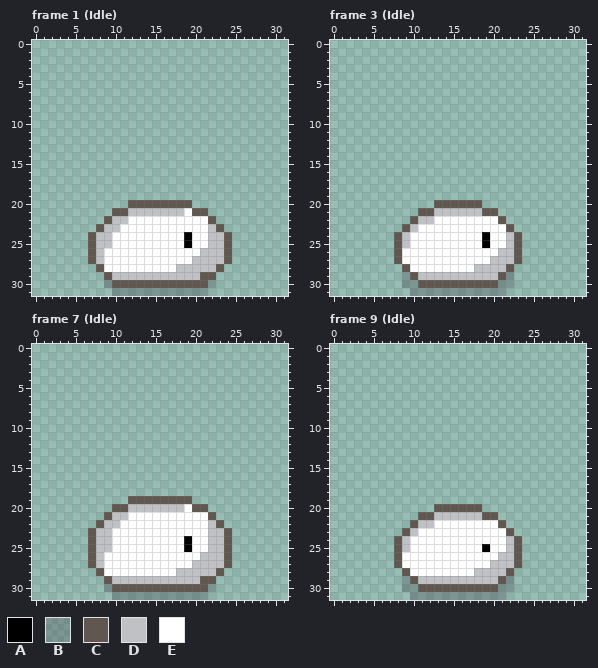
Edited in one commit: pixel-art file (rawresources/RAWSPRITES/PLCs/plc_slime01.aseprite). The picture above was drawn from the file before the commit.
32x32 pixels, 74 frames. Colours within 5 levels of each other are drawn and written as one. Shown: frame 1 (Idle), frame 3 (Idle), frame 7 (Idle), frame 9 (Idle). The commit also changed other frames, which this record leaves out.
Visible layers, top first: "side", "shadow".
Palette (. is transparent): A #000000  B #2e222f40  C #5f5750  D #c0c1c5  E #ffffff
Pixels before, frame 1 (Idle), first column x 7:
20 .....CCCCCCCC.....
21 ...CCDDDDDDDECC...
22 ..CDDEEEEEEEEEEC..
23 .CDDEEEEEEEEEEEDC.
24 CDDEEEEEEEEEAEEDDC
25 CDDEEEEEEEEEAEEDDC
26 CDEEEEEEEEEEEEDDDC
27 CDEEEEEEEEEEEDDDDC
28 .CEEEEEEEEEDDDDDC.
29 ..CDDDDDDDDDDDCC..
30 ..BCCCCCCCCCCCCB..
31 ...BBBBBBBBBBBB...
Pixels before, frame 3 (Idle), first column x 8:
20 .....CCCCCC.....
21 ...CCDDDDDDCC...
22 ..CDDEEEEEEEEC..
23 .CDEEEEEEEEEEEC.
24 CDEEEEEEEEEAEEDC
25 CDEEEEEEEEEAEEDC
26 CEEEEEEEEEEEEDDC
27 CEEEEEEEEEEEDDDC
28 .CEEEEEEEEDDDDC.
29 .BCDDDDDDDDDDCB.
30 .BBCCCCCCCCCCBB.
31 ..BBBBBBBBBBBB..
Pixels before, frame 7 (Idle), first column x 7:
19 .....CCCCCCCC.....
20 ...CCDDDDDDDECC...
21 ..CDDEEEEEEEEEEC..
22 .CDDEEEEEEEEEEEDC.
23 CDDEEEEEEEEEEEEDDC
24 CDDEEEEEEEEEAEEDDC
25 CDDEEEEEEEEEAEEDDC
26 CDEEEEEEEEEEEEDDDC
27 CDEEEEEEEEEEEDDDDC
28 .CEEEEEEEEEDDDDDC.
29 ..CDDDDDDDDDDDCC..
30 ..BCCCCCCCCCCCCB..
31 ...BBBBBBBBBBBB...
Pixels before, frame 9 (Idle), first column x 8:
20 .....CCCCCC.....
21 ...CCDDDDDDCC...
22 ..CDDEEEEEEEEC..
23 .CDEEEEEEEEEEEC.
24 CDEEEEEEEEEEEEDC
25 CDEEEEEEEEEAEEDC
26 CEEEEEEEEEEEEDDC
27 CEEEEEEEEEEEDDDC
28 .CEEEEEEEEDDDDC.
29 .BCDDDDDDDDDDCB.
30 .BBCCCCCCCCCCBB.
31 ..BBBBBBBBBBBB..
The result:
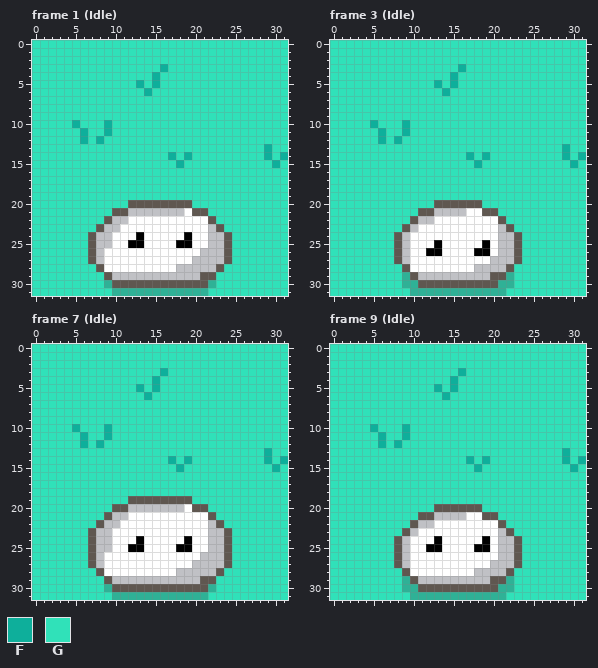
Colours new in this view: F #0eaf9b  G #30e1b9
Difference:
layer "Layer 1" now shown
layer "side" now hidden
layer "front" now shown
colour B: #2e222f40 -> #2fb196
Changed rows in their new state; - is a pixel that keeps its letter.
Frame 1 (Idle), layers "front", "Layer 1":
first column x 0:
 0 GGGGGGGGGGGGGGGGGGGGGGGGGGGGGGGG
 1 GGGGGGGGGGGGGGGGGGGGGGGGGGGGGGGG
 2 GGGGGGGGGGGGGGGGGGGGGGGGGGGGGGGG
 3 GGGGGGGGGGGGGGGGFGGGGGGGGGGGGGGG
 4 GGGGGGGGGGGGGGGFGGGGGGGGGGGGGGGG
 5 GGGGGGGGGGGGGFGFGGGGGGGGGGGGGGGG
 6 GGGGGGGGGGGGGGFGGGGGGGGGGGGGGGGG
 7 GGGGGGGGGGGGGGGGGGGGGGGGGGGGGGGG
 8 GGGGGGGGGGGGGGGGGGGGGGGGGGGGGGGG
 9 GGGGGGGGGGGGGGGGGGGGGGGGGGGGGGGG
10 GGGGGFGGGFGGGGGGGGGGGGGGGGGGGGGG
11 GGGGGGFGGFGGGGGGGGGGGGGGGGGGGGGG
12 GGGGGGFGFGGGGGGGGGGGGGGGGGGGGGGG
13 GGGGGGGGGGGGGGGGGGGGGGGGGGGGGFGG
14 GGGGGGGGGGGGGGGGGFGFGGGGGGGGGFGF
15 GGGGGGGGGGGGGGGGGGFGGGGGGGGGGGFG
16 GGGGGGGGGGGGGGGGGGGGGGGGGGGGGGGG
17 GGGGGGGGGGGGGGGGGGGGGGGGGGGGGGGG
18 GGGGGGGGGGGGGGGGGGGGGGGGGGGGGGGG
19 GGGGGGGGGGGGGGGGGGGGGGGGGGGGGGGG
20 GGGGGGGGGGGG--------GGGGGGGGGGGG
21 GGGGGGGGGG------------GGGGGGGGGG
22 GGGGGGGGG--------------GGGGGGGGG
23 GGGGGGGG----------------GGGGGGGG
24 GGGGGGG------A-----------GGGGGGG
25 GGGGGGG-----AA----A------GGGGGGG
26 GGGGGGG------------------GGGGGGG
27 GGGGGGG------------------GGGGGGG
28 GGGGGGGG----------------GGGGGGGG
29 GGGGGGGGG--------------GGGGGGGGG
30 GGGGGGGGG--------------GGGGGGGGG
31 GGGGGGGGGG------------GGGGGGGGGG
Frame 3 (Idle), layers "front", "Layer 1":
first column x 0:
 0 GGGGGGGGGGGGGGGGGGGGGGGGGGGGGGGG
 1 GGGGGGGGGGGGGGGGGGGGGGGGGGGGGGGG
 2 GGGGGGGGGGGGGGGGGGGGGGGGGGGGGGGG
 3 GGGGGGGGGGGGGGGGFGGGGGGGGGGGGGGG
 4 GGGGGGGGGGGGGGGFGGGGGGGGGGGGGGGG
 5 GGGGGGGGGGGGGFGFGGGGGGGGGGGGGGGG
 6 GGGGGGGGGGGGGGFGGGGGGGGGGGGGGGGG
 7 GGGGGGGGGGGGGGGGGGGGGGGGGGGGGGGG
 8 GGGGGGGGGGGGGGGGGGGGGGGGGGGGGGGG
 9 GGGGGGGGGGGGGGGGGGGGGGGGGGGGGGGG
10 GGGGGFGGGFGGGGGGGGGGGGGGGGGGGGGG
11 GGGGGGFGGFGGGGGGGGGGGGGGGGGGGGGG
12 GGGGGGFGFGGGGGGGGGGGGGGGGGGGGGGG
13 GGGGGGGGGGGGGGGGGGGGGGGGGGGGGFGG
14 GGGGGGGGGGGGGGGGGFGFGGGGGGGGGFGF
15 GGGGGGGGGGGGGGGGGGFGGGGGGGGGGGFG
16 GGGGGGGGGGGGGGGGGGGGGGGGGGGGGGGG
17 GGGGGGGGGGGGGGGGGGGGGGGGGGGGGGGG
18 GGGGGGGGGGGGGGGGGGGGGGGGGGGGGGGG
19 GGGGGGGGGGGGGGGGGGGGGGGGGGGGGGGG
20 GGGGGGGGGGGGG------GGGGGGGGGGGGG
21 GGGGGGGGGGG------EE--GGGGGGGGGGG
22 GGGGGGGGGG------------GGGGGGGGGG
23 GGGGGGGGG------------D-GGGGGGGGG
24 GGGGGGGG-----------E-D--GGGGGGGG
25 GGGGGGGG-----A-------D--GGGGGGGG
26 GGGGGGGG-D--AA----AA----GGGGGGGG
27 GGGGGGGG-D--------------GGGGGGGG
28 GGGGGGGGG--------------GGGGGGGGG
29 GGGGGGGGG-----------C--GGGGGGGGG
30 GGGGGGGGG--------------GGGGGGGGG
31 GGGGGGGGGG------------GGGGGGGGGG
Frame 7 (Idle), layers "front", "Layer 1":
first column x 0:
 0 GGGGGGGGGGGGGGGGGGGGGGGGGGGGGGGG
 1 GGGGGGGGGGGGGGGGGGGGGGGGGGGGGGGG
 2 GGGGGGGGGGGGGGGGGGGGGGGGGGGGGGGG
 3 GGGGGGGGGGGGGGGGFGGGGGGGGGGGGGGG
 4 GGGGGGGGGGGGGGGFGGGGGGGGGGGGGGGG
 5 GGGGGGGGGGGGGFGFGGGGGGGGGGGGGGGG
 6 GGGGGGGGGGGGGGFGGGGGGGGGGGGGGGGG
 7 GGGGGGGGGGGGGGGGGGGGGGGGGGGGGGGG
 8 GGGGGGGGGGGGGGGGGGGGGGGGGGGGGGGG
 9 GGGGGGGGGGGGGGGGGGGGGGGGGGGGGGGG
10 GGGGGFGGGFGGGGGGGGGGGGGGGGGGGGGG
11 GGGGGGFGGFGGGGGGGGGGGGGGGGGGGGGG
12 GGGGGGFGFGGGGGGGGGGGGGGGGGGGGGGG
13 GGGGGGGGGGGGGGGGGGGGGGGGGGGGGFGG
14 GGGGGGGGGGGGGGGGGFGFGGGGGGGGGFGF
15 GGGGGGGGGGGGGGGGGGFGGGGGGGGGGGFG
16 GGGGGGGGGGGGGGGGGGGGGGGGGGGGGGGG
17 GGGGGGGGGGGGGGGGGGGGGGGGGGGGGGGG
18 GGGGGGGGGGGGGGGGGGGGGGGGGGGGGGGG
19 GGGGGGGGGGGG--------GGGGGGGGGGGG
20 GGGGGGGGGG------------GGGGGGGGGG
21 GGGGGGGGG--------------GGGGGGGGG
22 GGGGGGGG----------------GGGGGGGG
23 GGGGGGG------------------GGGGGGG
24 GGGGGGG------A-----------GGGGGGG
25 GGGGGGG-----AA----A------GGGGGGG
26 GGGGGGG------------------GGGGGGG
27 GGGGGGG------------------GGGGGGG
28 GGGGGGGG----------------GGGGGGGG
29 GGGGGGGGG--------------GGGGGGGGG
30 GGGGGGGGG--------------GGGGGGGGG
31 GGGGGGGGGG------------GGGGGGGGGG
Frame 9 (Idle), layers "front", "Layer 1":
first column x 0:
 0 GGGGGGGGGGGGGGGGGGGGGGGGGGGGGGGG
 1 GGGGGGGGGGGGGGGGGGGGGGGGGGGGGGGG
 2 GGGGGGGGGGGGGGGGGGGGGGGGGGGGGGGG
 3 GGGGGGGGGGGGGGGGFGGGGGGGGGGGGGGG
 4 GGGGGGGGGGGGGGGFGGGGGGGGGGGGGGGG
 5 GGGGGGGGGGGGGFGFGGGGGGGGGGGGGGGG
 6 GGGGGGGGGGGGGGFGGGGGGGGGGGGGGGGG
 7 GGGGGGGGGGGGGGGGGGGGGGGGGGGGGGGG
 8 GGGGGGGGGGGGGGGGGGGGGGGGGGGGGGGG
 9 GGGGGGGGGGGGGGGGGGGGGGGGGGGGGGGG
10 GGGGGFGGGFGGGGGGGGGGGGGGGGGGGGGG
11 GGGGGGFGGFGGGGGGGGGGGGGGGGGGGGGG
12 GGGGGGFGFGGGGGGGGGGGGGGGGGGGGGGG
13 GGGGGGGGGGGGGGGGGGGGGGGGGGGGGFGG
14 GGGGGGGGGGGGGGGGGFGFGGGGGGGGGFGF
15 GGGGGGGGGGGGGGGGGGFGGGGGGGGGGGFG
16 GGGGGGGGGGGGGGGGGGGGGGGGGGGGGGGG
17 GGGGGGGGGGGGGGGGGGGGGGGGGGGGGGGG
18 GGGGGGGGGGGGGGGGGGGGGGGGGGGGGGGG
19 GGGGGGGGGGGGGGGGGGGGGGGGGGGGGGGG
20 GGGGGGGGGGGGG------GGGGGGGGGGGGG
21 GGGGGGGGGGG------EE--GGGGGGGGGGG
22 GGGGGGGGGG------------GGGGGGGGGG
23 GGGGGGGGG------------D-GGGGGGGGG
24 GGGGGGGG-----A-----A-D--GGGGGGGG
25 GGGGGGGG----AA----A--D--GGGGGGGG
26 GGGGGGGG-D--------------GGGGGGGG
27 GGGGGGGG-D--------------GGGGGGGG
28 GGGGGGGGG--------------GGGGGGGGG
29 GGGGGGGGG-----------C--GGGGGGGGG
30 GGGGGGGGG--------------GGGGGGGGG
31 GGGGGGGGGG------------GGGGGGGGGG
